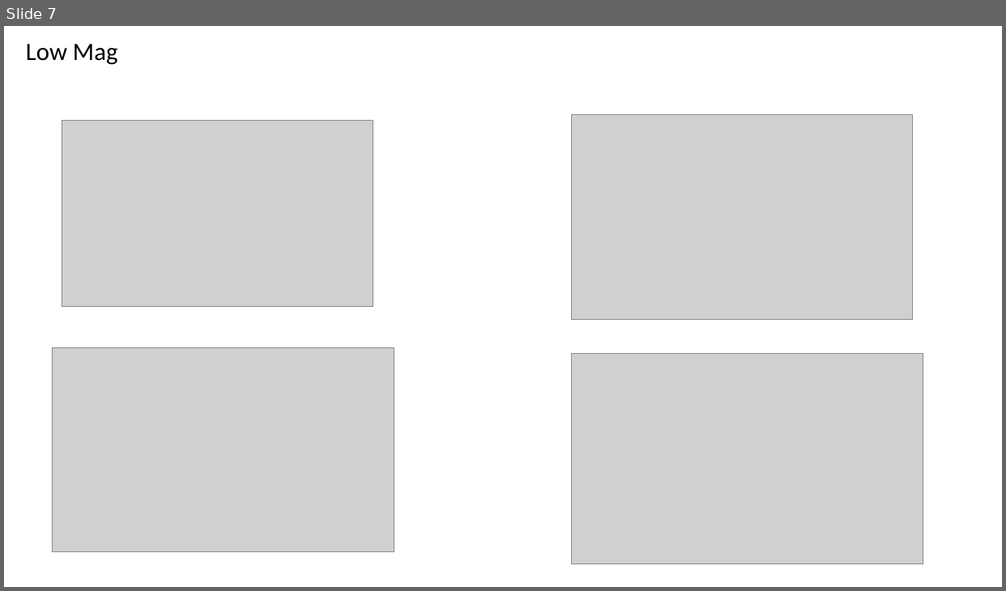
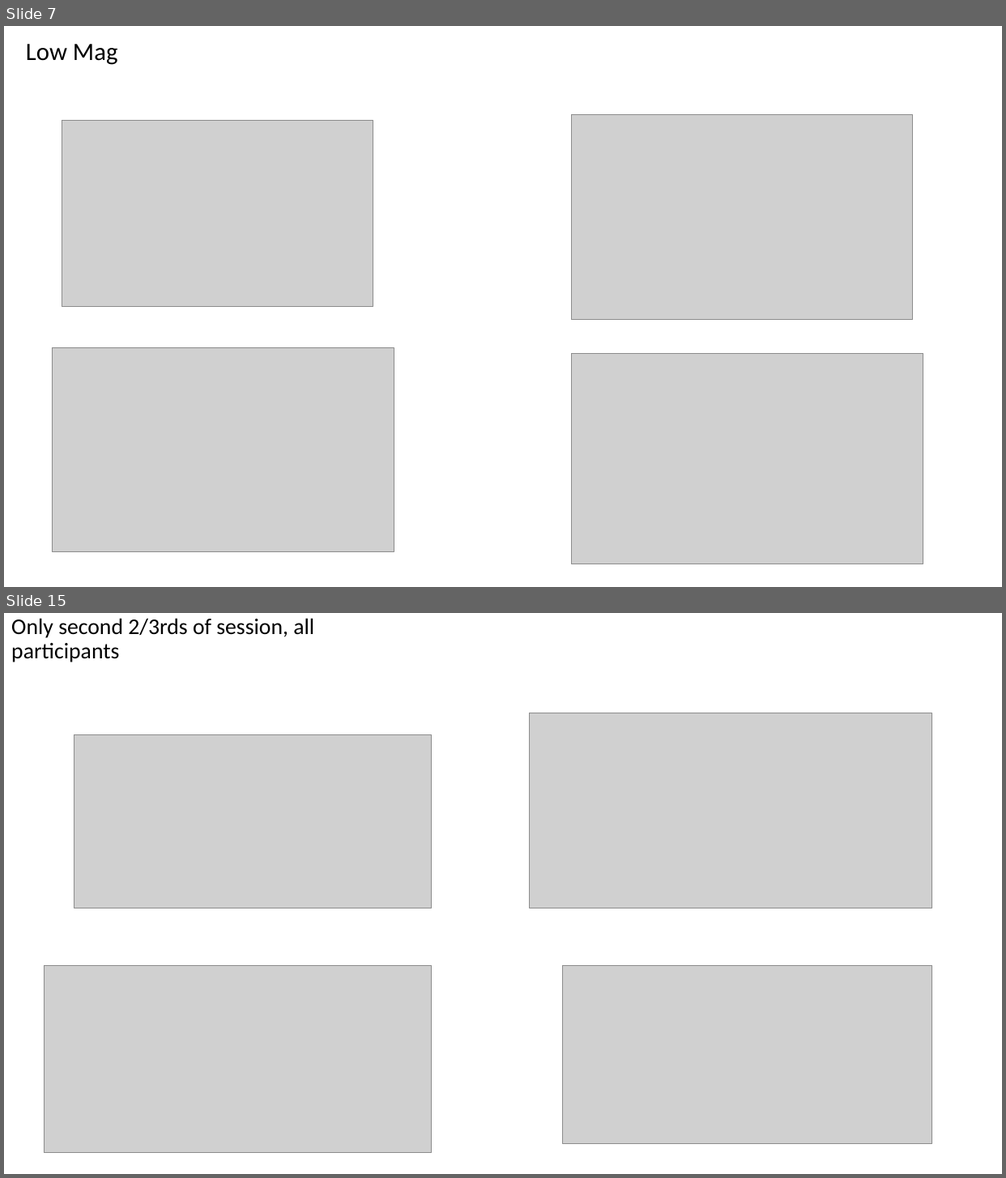
Before and after one commit to gpagnier/rampAnalysis, a slide deck: RampResponseMappingNew2.1.pptx. Shown one above the other, each under a label of ours: slide 7 before the commit, slides 7 and 15 after it; the slides between them are not shown. The pictures are 1006x591 and 1006x1178 pixels, drawn with LibreOffice and Linux fonts; fonts in the diff are those of the drawing; grey boxes stand for pictures. Boxes give left, top, right and bottom in pixels: in the first picture for what was removed or moved away, otherwise in the second. Text is boxed around its words. In the diff, an @@ line names an element or a change of style, - is before the commit and + after.

Commit message:
initial16participantsanalysisdone

```diff
--- a/RampResponseMappingNew2.1.pptx
+++ b/RampResponseMappingNew2.1.pptx
@@ slide 15 added at [4, 613, 1002, 1174], background #FFFFFF @@
@@ title added at [11, 618, 314, 662], 21.6 pt, text #000000 @@
+Only second 2/3rds of session, all participants
@@ picture added at [530, 713, 932, 908] @@
@@ picture added at [74, 735, 432, 908] @@
@@ picture added at [44, 965, 432, 1152] @@
@@ picture added at [563, 965, 932, 1144] @@
```
Also in this commit, not shown: 7 slides changed, 8 other slides added, 4 slides removed, 3 other files.
